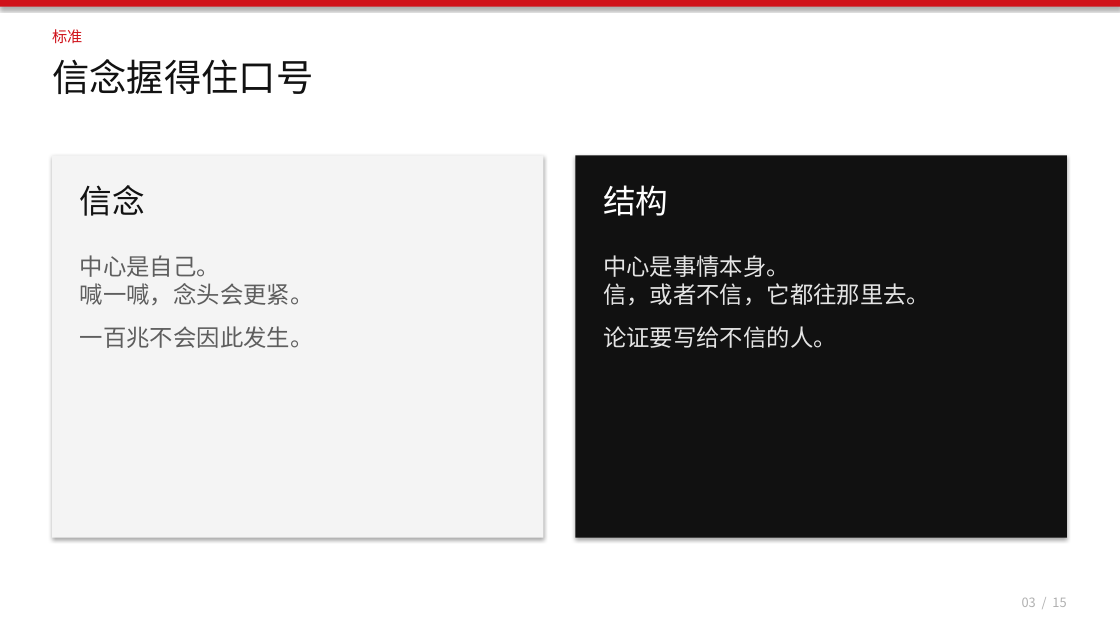
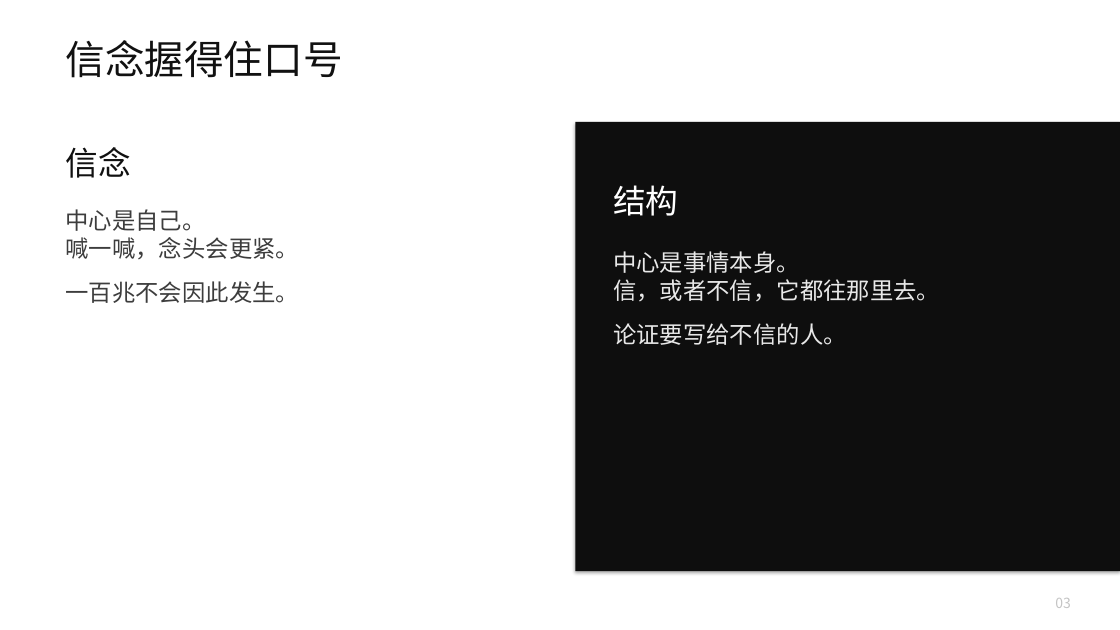
Before and after one commit to headshot9999/xiaoyi, a slide deck: slide 3 of 艾多美何以成为100兆韩元企业.pptx. Drawn at 1120x630 pixels with LibreOffice and Linux fonts; fonts in the diff are those of the drawing. Boxes give left, top, right and bottom in pixels: in the first picture for what was removed or moved away, otherwise in the second. Text is boxed around its words. In the diff, an @@ line names an element or a change of style, - is before the commit and + after.

```diff
--- a/艾多美何以成为100兆韩元企业.pptx
+++ b/艾多美何以成为100兆韩元企业.pptx
@@ rectangle removed at (x1=0, y1=0, x2=1120, y2=7) @@
@@ text removed at (x1=52, y1=29, x2=82, y2=44) @@
-标准
@@ text "信念握得住口号" moved from (x1=52, y1=59, x2=313, y2=94) to (x1=65, y1=40, x2=342, y2=78) @@
@@ text "信念握得住口号" at (x1=65, y1=40, x2=342, y2=78): size 32 to 34 pt, text colour #121212 to #111111 @@
@@ text "信念" moved from (x1=80, y1=185, x2=145, y2=216) to (x1=65, y1=147, x2=130, y2=178) @@
@@ text "信念" at (x1=65, y1=147, x2=130, y2=178): text colour #121212 to #111111 @@
@@ rectangle resized from (x1=52, y1=155, x2=544, y2=538) to (x1=576, y1=122, x2=1120, y2=571) @@
@@ rectangle at (x1=576, y1=122, x2=1120, y2=571): fill #F4F4F4 to #0E0E0E @@
@@ rectangle removed at (x1=576, y1=155, x2=1067, y2=538) @@
@@ text "中心是自己。 喊一喊，念头会更紧。 一百兆不会因此发生。" moved from (x1=80, y1=255, x2=314, y2=348) to (x1=65, y1=209, x2=299, y2=303) @@
@@ text "中心是自己。 喊一喊，念头会更紧。 一百兆不会因此发生。" at (x1=65, y1=209, x2=299, y2=303): text colour #5E5E5E to #3D3D3D; line spacing 1.55 to 1.6 @@
@@ text "结构" moved from (x1=603, y1=185, x2=668, y2=216) to (x1=613, y1=185, x2=678, y2=216) @@
@@ text "中心是事情本身。 信，或者不信，它都往那里去。 论证要写给不信的人。" moved from (x1=603, y1=255, x2=930, y2=348) to (x1=613, y1=251, x2=940, y2=345) @@
@@ text "中心是事情本身。 信，或者不信，它都往那里去。 论证要写给不信的人。" at (x1=613, y1=251, x2=940, y2=345): text colour #E4E4E4 to #E8E8E8; line spacing 1.55 to 1.6 @@
@@ text at (x1=1055, y1=598, x2=1071, y2=608): text changed; size 11 to 12 pt; text colour #B0B0B0 to #C4C4C4 @@
-03 / 15
+03
```
Also in this commit, not shown: 14 other slides changed, 2 other files.
